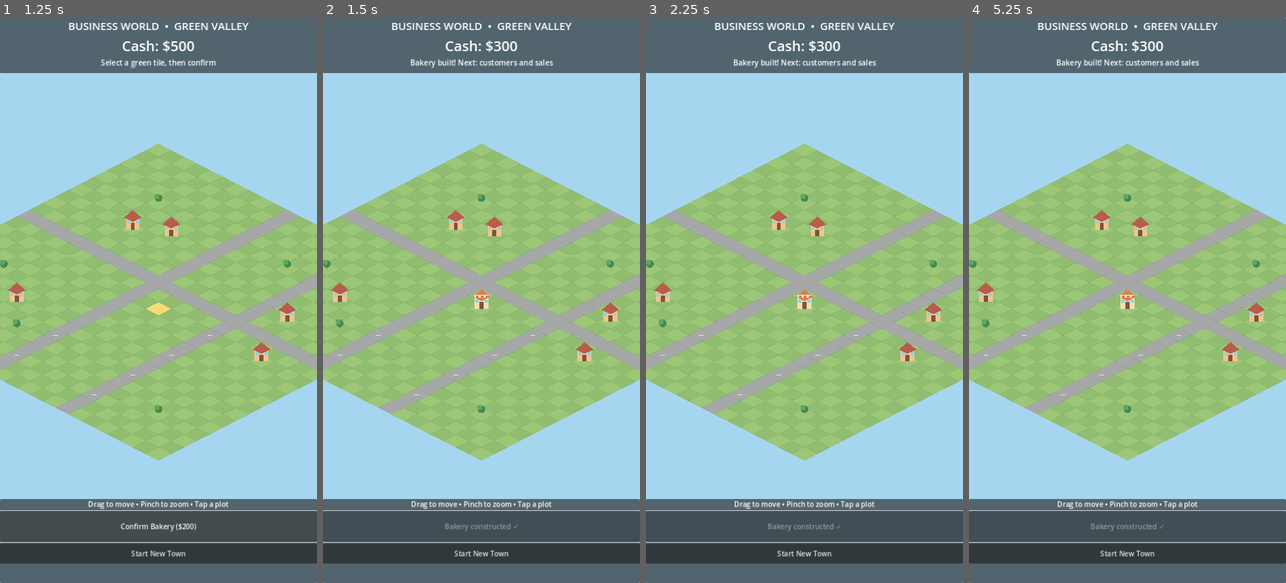
Above: before the commit, frames 1-4 (left to right).
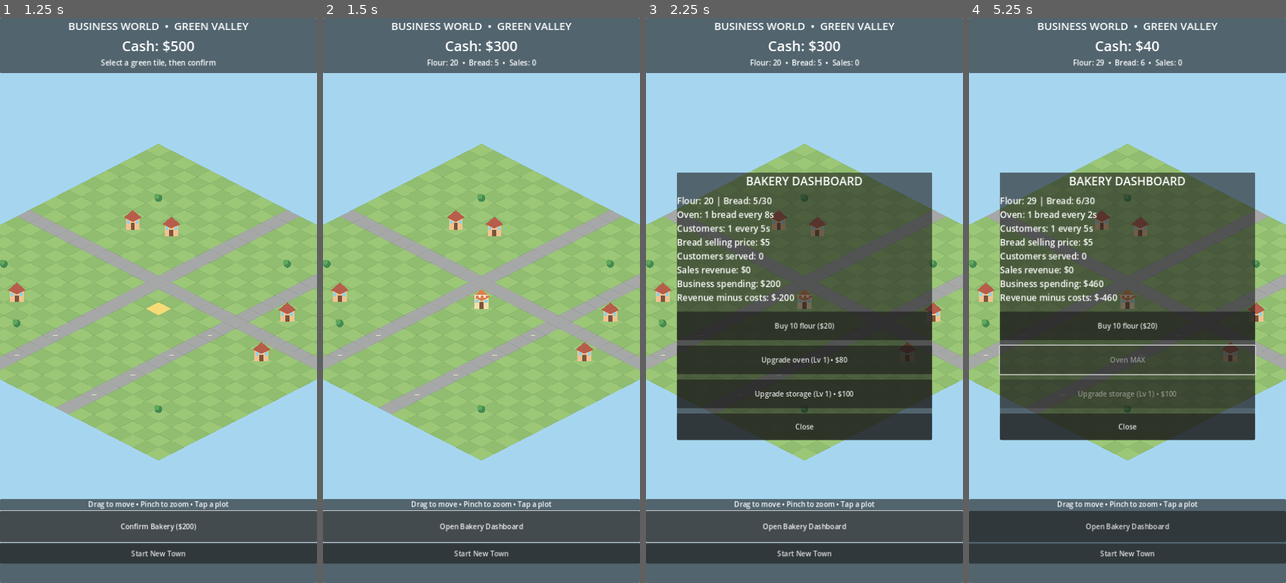
Above: after the commit, the same moments.

Repository: challaharshavardhan/BusinessWorld
Game: Godot game, scene res://main.tscn
Same seed, same stepped clock (60 frames per second), same inputs: the game is played once before the commit and once after it.
Inputs (mouse positions are in pixels of both pictures, inside the frame that each line leads up to):
- Up to frame 1 (1.25 s): click "Build Bakery ($200)" at 0.5 s
- Up to frame 2 (1.5 s): click "Confirm Bakery ($200)" at 1.25 s
- Up to frame 3 (2.25 s): click (804, 526) at 2 s, where only the run after the commit has a clickable "Open Bakery Dashboard"
- Up to frame 4 (5.25 s): click (1127, 323) at 2.75 s, where only the run after the commit has a clickable "Buy 10 flour ($20)"; click (1127, 362) at 3.5 s, where only the run after the commit has a clickable "Upgrade oven (Lv 1) • $80"; click (1127, 362) at 4.25 s, where only the run after the commit has a clickable "Upgrade oven (Lv 2) • $80"; click (1127, 362) at 5 s, where only the run after the commit has a clickable "Upgrade oven (Lv 3) • $80"

Frame 1 is identical in both runs. In frame 2, 0.5% of the frame differs, in the area x 27-73%, y 7-91%; in frame 3, 39%; in frame 4, 44%, in the area x 0-100%, y 4-93%.

Commit message:
Add v0.2 bakery economy, inventory, customers, upgrades and dashboard

Diff:
--- a/scripts/main.gd
+++ b/scripts/main.gd
@@ -6,6 +6,23 @@
 const SAVE_PATH := "user://business_world_v01.json"
 const BAKERY_COST := 200
 const START_CASH := 500
+const BREAD_PRICE := 5
+var flour := 20
+var bread := 5
+var oven_level := 1
+var storage_level := 1
+var customers_served := 0
+var sales_revenue := 0
+var business_costs := 0
+var production_clock := 0.0
+var customer_clock := 0.0
+var refresh_clock := 0.0
+var bakery_panel: PanelContainer
+var bakery_stats: Label
+var restock_button: Button
+var oven_button: Button
+var storage_button: Button
+
 
 var cash := START_CASH
 var bakery_tile := Vector2i(-1, -1)
@@ -29,6 +46,35 @@
     _load_game()
     _make_ui()
     queue_redraw()
+
+func _process(delta: float) -> void:
+    if bakery_tile.x < 0:
+        return
+    production_clock += delta
+    customer_clock += delta
+    refresh_clock += delta
+    var changed := false
+    var production_seconds := maxf(2.0, 8.0 - float(oven_level - 1) * 2.0)
+    var capacity := 30 + (storage_level - 1) * 20
+    while production_clock >= production_seconds:
+        production_clock -= production_seconds
+        if flour > 0 and bread < capacity:
+            flour -= 1
+            bread += 1
+            changed = true
+    while customer_clock >= 5.0:
+        customer_clock -= 5.0
+        if bread > 0:
+            bread -= 1
+            cash += BREAD_PRICE
+            sales_revenue += BREAD_PRICE
+            customers_served += 1
+            changed = true
+    if changed:
+        _save_game()
+    if changed or refresh_clock >= 1.0:
+        refresh_clock = 0.0
+        _refresh_ui()
 
 func iso(tile: Vector2) -> Vector2:
     return Vector2((tile.x - tile.y) * TILE_W * 0.5, (tile.x + tile.y) * TILE_H * 0.5)
@@ -134,24 +180,108 @@
     reset_button.custom_minimum_size = Vector2(0, 45)
     reset_button.pressed.connect(_reset)
     controls.add_child(reset_button)
-    _refresh_ui()
+    _make_bakery_panel(root)
+    _refresh_ui()
+
+func _make_bakery_panel(root: Control) -> void:
+    bakery_panel = PanelContainer.new()
+    bakery_panel.set_anchors_preset(Control.PRESET_CENTER)
+    bakery_panel.offset_left = -290
+    bakery_panel.offset_right = 290
+    bakery_panel.offset_top = -290
+    bakery_panel.offset_bottom = 290
+    bakery_panel.visible = false
+    root.add_child(bakery_panel)
+    var content := VBoxContainer.new()
+    content.add_theme_constant_override("separation", 12)
+    bakery_panel.add_child(content)
+    var heading := Label.new()
+    heading.text = "BAKERY DASHBOARD"
+    heading.horizontal_alignment = HORIZONTAL_ALIGNMENT_CENTER
+    heading.add_theme_font_size_override("font_size", 26)
+    content.add_child(heading)
+    bakery_stats = Label.new()
+    bakery_stats.add_theme_font_size_override("font_size", 20)
+    content.add_child(bakery_stats)
+    restock_button = Button.new()
+    restock_button.text = "Buy 10 flour ($20)"
+    restock_button.custom_minimum_size = Vector2(0, 65)
+    restock_button.pressed.connect(_buy_flour)
+    content.add_child(restock_button)
+    oven_button = Button.new()
+    oven_button.custom_minimum_size = Vector2(0, 65)
+    oven_button.pressed.connect(_upgrade_oven)
+    content.add_child(oven_button)
+    storage_button = Button.new()
+    storage_button.custom_minimum_size = Vector2(0, 65)
+    storage_button.pressed.connect(_upgrade_storage)
+    content.add_child(storage_button)
+    var close_button := Button.new()
+    close_button.text = "Close"
+    close_button.custom_minimum_size = Vector2(0, 60)
+    close_button.pressed.connect(_close_dashboard)
+    content.add_child(close_button)
+
+func _close_dashboard() -> void:
+    bakery_panel.visible = false
 
 func _refresh_ui() -> void:
     money_label.text = "Cash: $%d" % cash
-    build_button.disabled = bakery_tile.x >= 0
+    build_button.disabled = false
     if bakery_tile.x >= 0:
-        status_label.text = "Bakery built! Next: customers and sales"
-        build_button.text = "Bakery constructed ✓"
-        build_button.disabled = true
+        status_label.text = "Flour: %d  •  Bread: %d  •  Sales: %d" % [flour, bread, customers_served]
+        build_button.text = "Open Bakery Dashboard"
     elif build_mode:
         status_label.text = "Select a green tile, then confirm"
         build_button.text = "Confirm Bakery ($200)"
     else:
         status_label.text = "Your first business awaits"
         build_button.text = "Build Bakery ($200)"
+    if bakery_panel != null and bakery_panel.visible:
+        var capacity := 30 + (storage_level - 1) * 20
+        var speed := maxi(2, 8 - (oven_level - 1) * 2)
+        bakery_stats.text = "Flour: %d | Bread: %d/%d\nOven: 1 bread every %ds\nCustomers: 1 every 5s\nBread selling price: $5\nCustomers served: %d\nSales revenue: $%d\nBusiness spending: $%d\nRevenue minus costs: $%d" % [flour, bread, capacity, speed, customers_served, sales_revenue, business_costs, sales_revenue - business_costs]
+        restock_button.disabled = cash < 20
+        oven_button.text = "Upgrade oven (Lv %d) • $80" % oven_level
+        oven_button.disabled = cash < 80 or oven_level >= 4
+        if oven_level >= 4:
+            oven_button.text = "Oven MAX"
+        storage_button.text = "Upgrade storage (Lv %d) • $100" % storage_level
+        storage_button.disabled = cash < 100 or storage_level >= 5
+        if storage_level >= 5:
+            storage_button.text = "Storage MAX"
+
+func _buy_flour() -> void:
+    if bakery_tile.x < 0 or cash < 20:
+        return
+    cash -= 20
+    business_costs += 20
+    flour += 10
+    _save_game()
+    _refresh_ui()
+
+func _upgrade_oven() -> void:
+    if bakery_tile.x < 0 or cash < 80 or oven_level >= 4:
+        return
+    cash -= 80
+    business_costs += 80
+    oven_level += 1
+    _save_game()
+    _refresh_ui()
+
+func _upgrade_storage() -> void:
+    if bakery_tile.x < 0 or cash < 100 or storage_level >= 5:
+        return
+    cash -= 100
+    business_costs += 100
+    storage_level += 1
+    _save_game()
+    _refresh_ui()
 
 func _on_build_pressed() -> void:
     if bakery_tile.x >= 0:
+        bakery_panel.visible = not bakery_panel.visible
+        _refresh_ui()
         return
     if not build_mode:
         build_mode = true
@@ -165,6 +295,7 @@
             return
         bakery_tile = selected_tile
         cash -= BAKERY_COST
+        business_costs += BAKERY_COST
         build_mode = false
         _save_game()
     _refresh_ui()
@@ -227,9 +358,12 @@
         last_touch = event.position
 
 func _select_at(pos: Vector2) -> void:
+    var t := to_tile(pos)
     if not build_mode:
-        return
-    var t := to_tile(pos)
+        if bakery_tile.x >= 0 and t == bakery_tile:
+            bakery_panel.visible = true
+            _refresh_ui()
+        return
     if _can_build(t):
         selected_tile = t
         status_label.text = "Plot selected (%d, %d)" % [t.x, t.y]
@@ -239,10 +373,17 @@
 
 func _save_game() -> void:
     var data := {
-        "version": 1,
+        "version": 2,
         "cash": cash,
         "bakery_x": bakery_tile.x,
-        "bakery_y": bakery_tile.y
+        "bakery_y": bakery_tile.y,
+        "flour": flour,
+        "bread": bread,
+        "oven_level": oven_level,
+        "storage_level": storage_level,
+        "customers_served": customers_served,
+        "sales_revenue": sales_revenue,
+        "business_costs": business_costs
     }
     var file := FileAccess.open(SAVE_PATH, FileAccess.WRITE)
     if file:
@@ -255,14 +396,32 @@
     if not file:
         return
     var data = JSON.parse_string(file.get_as_text())
-    if data is Dictionary and data.get("version", 0) == 1:
+    if data is Dictionary and int(data.get("version", 0)) >= 1:
         cash = int(data.get("cash", START_CASH))
         bakery_tile = Vector2i(int(data.get("bakery_x", -1)), int(data.get("bakery_y", -1)))
+        flour = int(data.get("flour", 20))
+        bread = int(data.get("bread", 5))
+        oven_level = int(data.get("oven_level", 1))
+        storage_level = int(data.get("storage_level", 1))
+        customers_served = int(data.get("customers_served", 0))
+        sales_revenue = int(data.get("sales_revenue", 0))
+        business_costs = int(data.get("business_costs", BAKERY_COST if bakery_tile.x >= 0 else 0))
 
 func _reset() -> void:
     cash = START_CASH
     bakery_tile = Vector2i(-1, -1)
     build_mode = false
+    flour = 20
+    bread = 5
+    oven_level = 1
+    storage_level = 1
+    customers_served = 0
+    sales_revenue = 0
+    business_costs = 0
+    production_clock = 0.0
+    customer_clock = 0.0
+    if bakery_panel != null:
+        bakery_panel.visible = false
     _save_game()
     _refresh_ui()
     queue_redraw()
